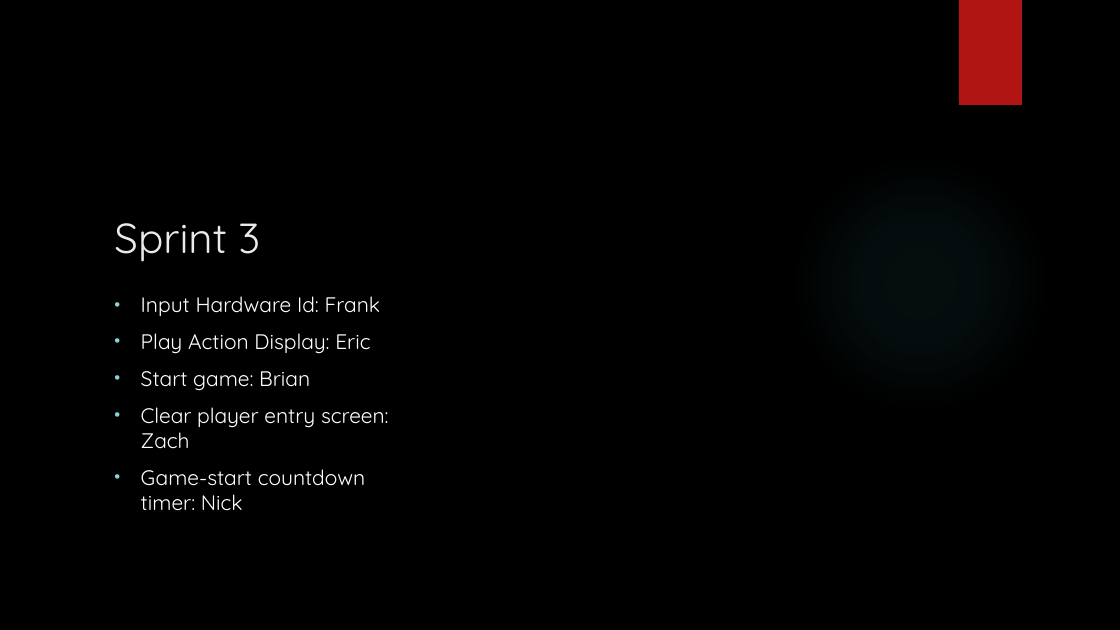
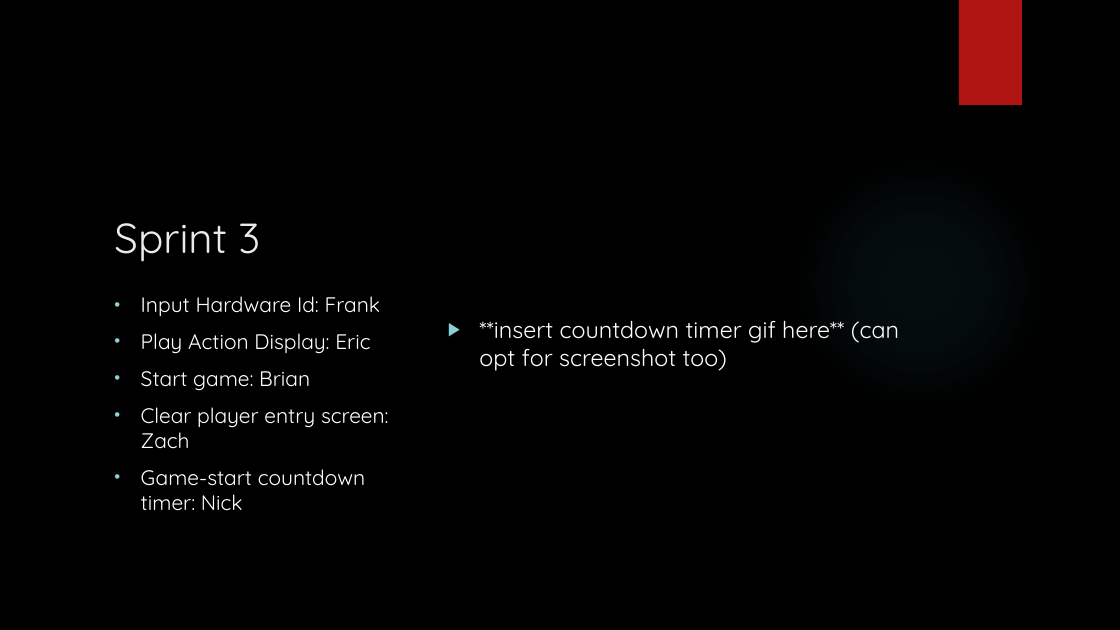
Before and after one commit to riflema/photon-team-16-main, a slide deck: slide 5 of Team 16 Presentation.pptx. Drawn at 1120x630 pixels with LibreOffice and Linux fonts; fonts in the diff are those of the drawing; background and template pictures are left out. Boxes give left, top, right and bottom in pixels: in the first picture for what was removed or moved away, otherwise in the second. Text is boxed around its words. In the diff, an @@ line names an element or a change of style, - is before the commit and + after.

```diff
--- a/Team 16 Presentation.pptx
+++ b/Team 16 Presentation.pptx
@@ text added at [479, 320, 899, 371], 20 pt, text #FFFFFF @@
+▶ **insert countdown timer gif here** (can opt for screenshot too)
```
Also in this commit, not shown: 4 other slides changed.
